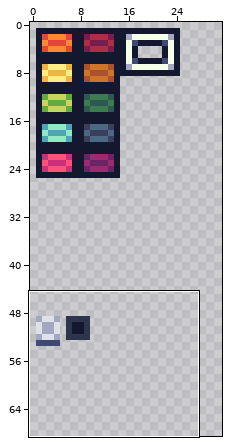
Two states of a pixel-art file, res/spr.aseprite. The picture above shows the old version from afar; the outline marks the close-up.
Close-up. Earlier state:
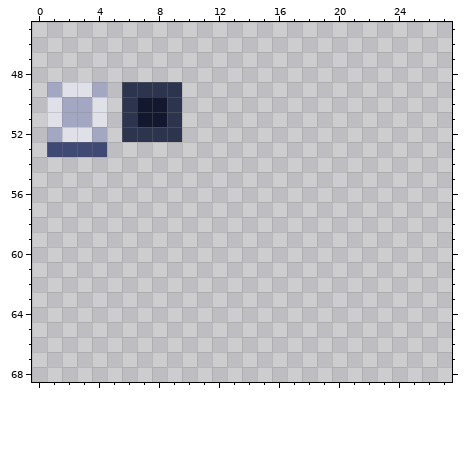
255x255 pixels, 1 frame. Shown: x 0..27, y 45..68. The wide view leaves out empty margins. The commit also changed other parts of the picture, which this record leaves out.
The same view after the edit:
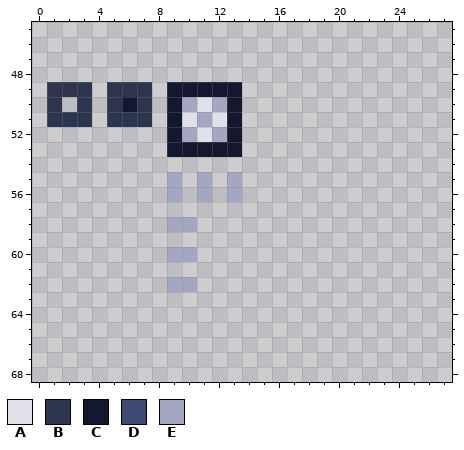
Palette (. is transparent): A #dfe0e8  B #2c354d  C #14182e  D #404973  E #a3a7c2
What changed:
Changed rows in their new state; - is an unchanged pixel.
first column x 1:
49 BBB.B--.CCCCC
50 B.B.BCB.CEAEC
51 BBB.B-B.CAEAC
52 ....-...CEAEC
53 ....----CCCCC
55 --------E-E-E
56 --------E-E-E
58 --------EE---
60 --------EE---
62 --------EE---
Boxes around the changes in both close-ups, in picture pixels (x1, y1, x2, y2):
changed: (47, 82, 242, 292)
